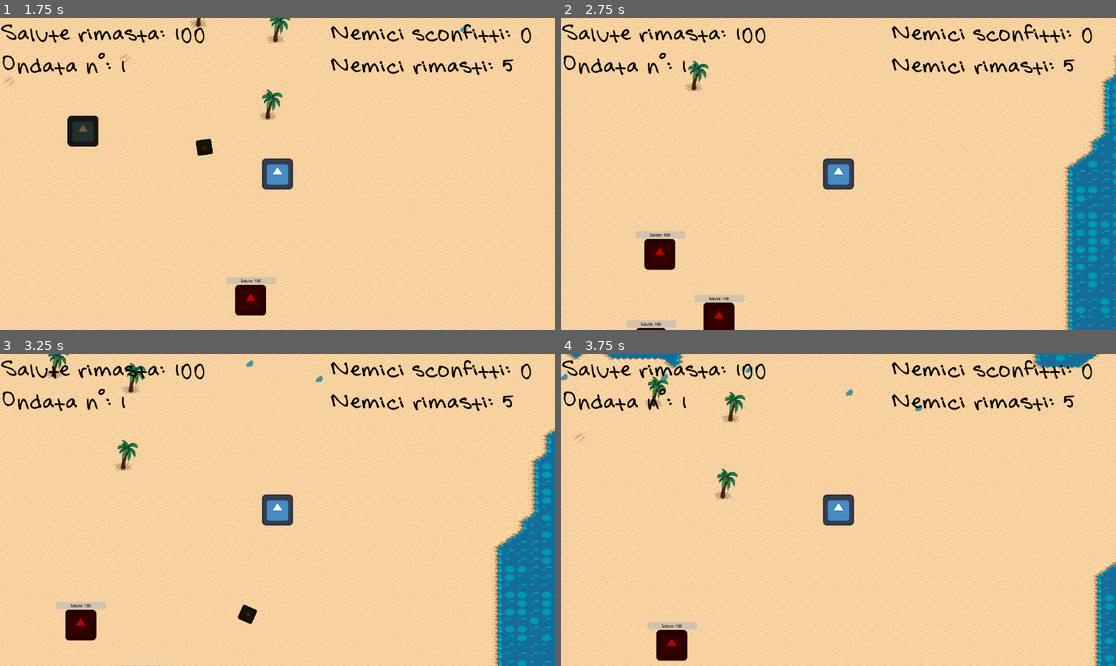
Above: before the commit, frames 1-4 (two rows, left to right).
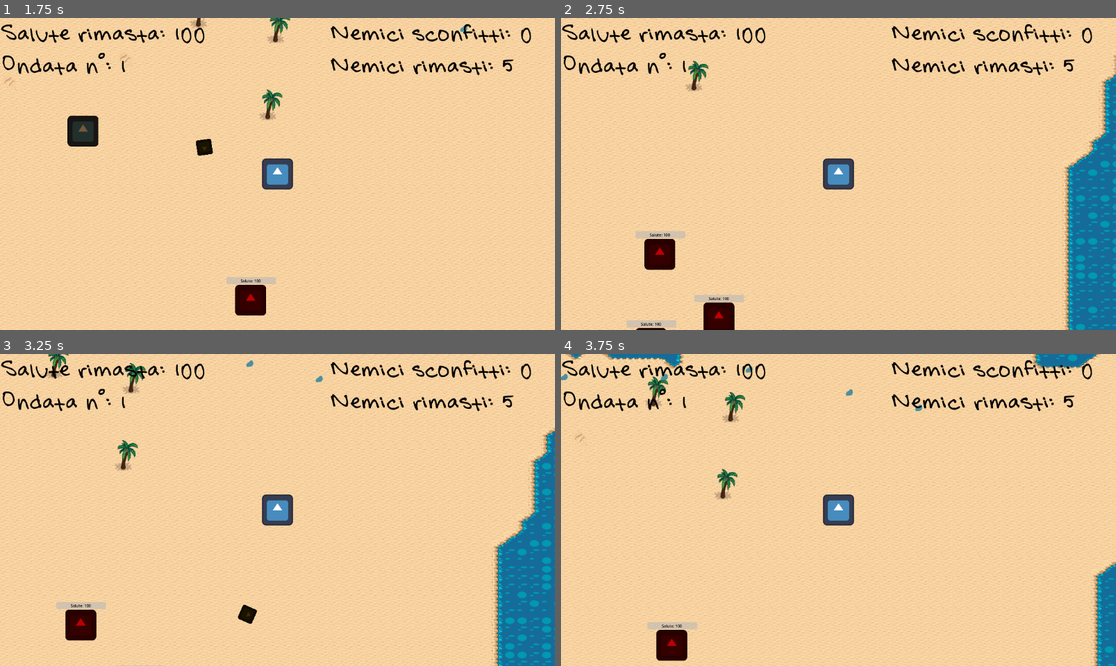
Above: after the commit, the same moments.

Repository: xMarcoMax/BeatchSlash
Game: Godot game, scene res://Scenes/level.tscn
Two runs of this game, one before a commit and one after it. Both use one fixed random seed, a clock stepped at 60 frames per second and the inputs below. The engine's default icon, where the game draws it, is replaced by a stand-in: a white triangle on a blue panel in a dark square.
Inputs (mouse positions are in pixels of both pictures, inside the frame that each line leads up to):
- Up to frame 1 (1.75 s): tap Enter at 0.5 s; move the mouse to (399, 158) at 0.52 s; hold Right (ui_right) 0.53-1.28 s; hold Space (run) 0.53-1.28 s; move the mouse to (166, 189) at 1.27 s; hold Down (ui_down) from 1.28 s (still down); right-click (166, 189) at 1.35 s
- Up to frame 2 (2.75 s): move the mouse to (894, 105) at 2.02 s; release Down (ui_down) at 2.03 s; hold Right (ui_right) from 2.03 s (still down); hold Space (run) from 2.03 s (still down)
- Up to frame 3 (3.25 s): move the mouse to (249, 572) at 2.77 s; release Right (ui_right) at 2.78 s; release Space (run) at 2.78 s; hold Up (ui_up) from 2.78 s (still down); right-click (249, 572) at 2.85 s
- Up to frame 4 (3.75 s): move the mouse to (1005, 556) at 3.52 s; release Up (ui_up) at 3.53 s; hold Left (ui_left) from 3.53 s (still down); hold Space (run) from 3.53 s (still down)

Frame 1 is identical in both runs. In frame 2, 0.8% of the frame differs, in the area x 92-100%, y 21-100%; in frame 3, 1.0%, in the area x 90-100%, y 26-100%; in frame 4, 0.2%.

Commit message:
Prima bozza funzionalità game over

Diff:
--- /dev/null
+++ b/Scenes/game_over.tscn
@@ -0,0 +1,76 @@
+[gd_scene load_steps=5 format=3 uid="uid://bvn7wqfspf5nw"]
+
+[ext_resource type="Script" uid="uid://dnh3jd50rkbf6" path="res://Scripts/game_over.gd" id="1_8fo1c"]
+[ext_resource type="FontFile" uid="uid://ca1jm1oqv16by" path="res://Assets/Fonts/Summer.ttf" id="1_ojehl"]
+
+[sub_resource type="StyleBoxFlat" id="StyleBoxFlat_8fo1c"]
+bg_color = Color(0.16, 0.16, 0.16, 0.905882)
+
+[sub_resource type="StyleBoxEmpty" id="StyleBoxEmpty_ojehl"]
+
+[node name="GameOver" type="CanvasLayer"]
+process_mode = 3
+script = ExtResource("1_8fo1c")
+
+[node name="Panel" type="Panel" parent="."]
+anchors_preset = 15
+anchor_right = 1.0
+anchor_bottom = 1.0
+grow_horizontal = 2
+grow_vertical = 2
+theme_override_styles/panel = SubResource("StyleBoxFlat_8fo1c")
+
+[node name="GameOver" type="Label" parent="."]
+anchors_preset = 5
+anchor_left = 0.5
+anchor_right = 0.5
+offset_left = -248.5
+offset_right = 248.5
+offset_bottom = 101.504
+grow_horizontal = 2
+theme_override_fonts/font = ExtResource("1_ojehl")
+theme_override_font_sizes/font_size = 80
+text = "Game Over!"
+horizontal_alignment = 1
+
+[node name="VBoxContainer" type="VBoxContainer" parent="."]
+anchors_preset = 8
+anchor_left = 0.5
+anchor_top = 0.5
+anchor_right = 0.5
+anchor_bottom = 0.5
+offset_left = -206.0
+offset_top = -118.0
+offset_right = 206.0
+offset_bottom = 220.0
+grow_horizontal = 2
+grow_vertical = 2
+theme_override_constants/separation = 10
+
+[node name="Restart" type="Button" parent="VBoxContainer"]
+layout_mode = 2
+size_flags_vertical = 3
+theme_override_fonts/font = ExtResource("1_ojehl")
+theme_override_font_sizes/font_size = 40
+theme_override_styles/focus = SubResource("StyleBoxEmpty_ojehl")
+text = "Ricomincia"
+
+[node name="BackMenu" type="Button" parent="VBoxContainer"]
+layout_mode = 2
+size_flags_vertical = 3
+theme_override_fonts/font = ExtResource("1_ojehl")
+theme_override_font_sizes/font_size = 40
+theme_override_styles/focus = SubResource("StyleBoxEmpty_ojehl")
+text = "Torna al Menù"
+
+[node name="Exit" type="Button" parent="VBoxContainer"]
+layout_mode = 2
+size_flags_vertical = 3
+theme_override_fonts/font = ExtResource("1_ojehl")
+theme_override_font_sizes/font_size = 40
+theme_override_styles/focus = SubResource("StyleBoxEmpty_ojehl")
+text = "Esci"
+
+[connection signal="pressed" from="VBoxContainer/Restart" to="." method="_on_restart_pressed"]
+[connection signal="pressed" from="VBoxContainer/BackMenu" to="." method="_on_back_menu_pressed"]
+[connection signal="pressed" from="VBoxContainer/Exit" to="." method="_on_exit_pressed"]
--- a/Scenes/level.tscn
+++ b/Scenes/level.tscn
@@ -9,6 +9,7 @@
 [ext_resource type="PackedScene" uid="uid://b0kya84v0rrp1" path="res://Objects/projectiles.tscn" id="3_3qltc"]
 [ext_resource type="FontFile" uid="uid://ca1jm1oqv16by" path="res://Assets/Fonts/Summer.ttf" id="3_qxfql"]
 [ext_resource type="Texture2D" uid="uid://dv3ukkfsjy8a3" path="res://Assets/Tiles/beach-desert.png" id="3_x66pn"]
+[ext_resource type="PackedScene" uid="uid://bvn7wqfspf5nw" path="res://Scenes/game_over.tscn" id="4_crh0w"]
 [ext_resource type="PackedScene" uid="uid://rwfa2y1hi3hm" path="res://Characters/boyfriend.tscn" id="5_a1jco"]
 [ext_resource type="Script" uid="uid://do0n1cb3kqcvw" path="res://Scripts/boyfriend.gd" id="6_gulnw"]
 [ext_resource type="PackedScene" uid="uid://5262icj7jl87" path="res://Objects/upgrades.tscn" id="12_pa6b8"]
@@ -600,6 +601,9 @@
 theme_override_font_sizes/font_size = 37
 text = "Prossima ondata tra"
 
+[node name="GameOver" parent="." instance=ExtResource("4_crh0w")]
+visible = false
+
 [node name="World" type="Node2D" parent="."]
 
 [node name="EnemySpawn" type="Area2D" parent="World"]
--- a/Scripts/boyfriend.gd
+++ b/Scripts/boyfriend.gd
@@ -27,7 +27,7 @@
 	hp -= damage
 	SignalManager.update_health.emit(hp)
 	if hp <= 0:
-		print("GAME OVER")
+		SignalManager.game_over.emit()
 
 func set_hp(value):
 	pass
--- /dev/null
+++ b/Scripts/game_over.gd
@@ -0,0 +1,14 @@
+extends CanvasLayer
+
+
+func _on_restart_pressed():
+	get_tree().paused = false
+	get_tree().change_scene_to_file("res://Scenes/level.tscn")
+
+func _on_back_menu_pressed():
+	get_tree().paused = false
+	get_tree().change_scene_to_file("res://Scenes/main_menu.tscn")
+
+func _on_exit_pressed():
+	get_tree().paused = false
+	get_tree().quit()
--- a/Scripts/level.gd
+++ b/Scripts/level.gd
@@ -4,6 +4,7 @@
 @onready var target: CharacterBody2D = get_node("Boyfriend")
 @onready var spawn_area: Area2D = $World/EnemySpawn
 @onready var hud: CanvasLayer = $HUD
+@onready var game_over: CanvasLayer = $GameOver
 @onready var next_wave: Label = $HUD/NextWave
 @onready var next_wave_timer: Timer = $NextWaveTimer
 
@@ -28,6 +29,7 @@
 	hud.set_wave(wave)
 	hud.set_defeated(defeated_total)
 	hud.set_remain(total_enemies)
+	SignalManager.game_over.connect(_on_game_over)
 
 #Enemis spawn and check of completed wave
 func _process(delta):
@@ -78,3 +80,7 @@
 func _on_next_wave_timer_timeout():
 	next_wave.visible = false
 	set_next_wave()
+
+func _on_game_over():
+	game_over.visible = true
+	get_tree().paused = true
Not shown: 1 places in Scenes/level.tscn that only renumber resources
Not shown, added: Scripts/game_over.gd.uid
